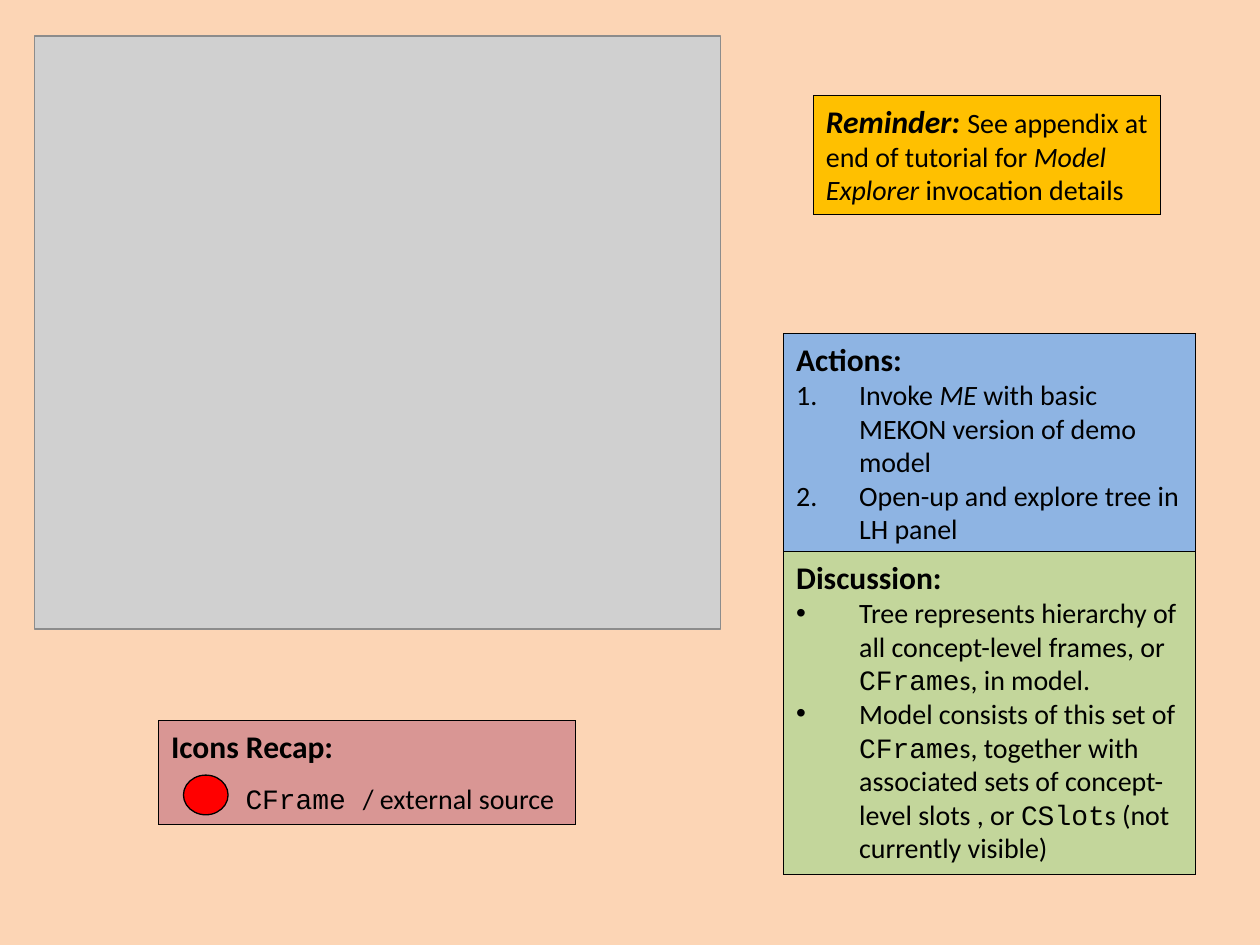
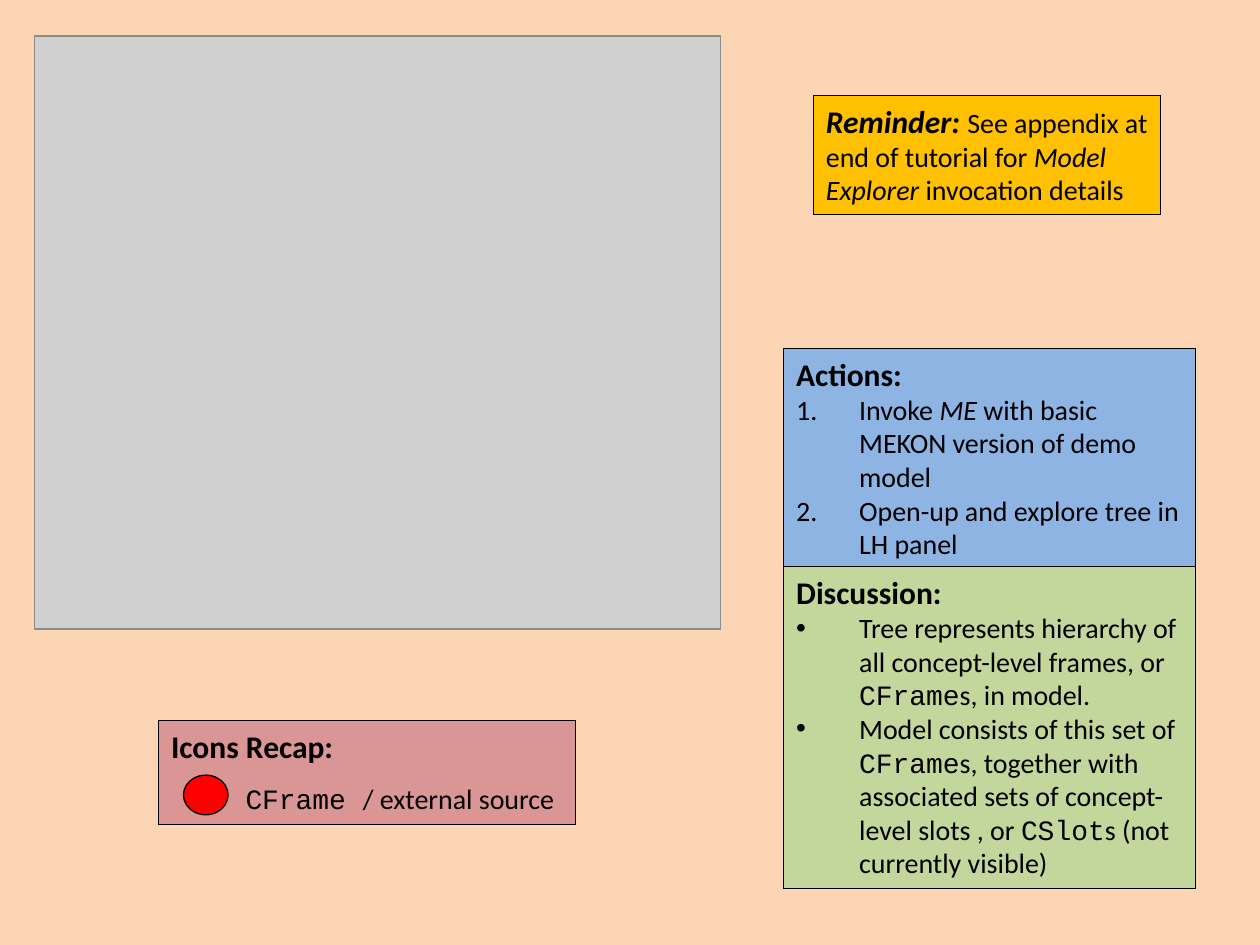
Before and after one commit to colin-puleston/mekon-hobo, a slide deck: slide 10 of docs/MEKON-HOBO Introductory Tutorial.pptx. Drawn at 1260x945 pixels with LibreOffice and Linux fonts; fonts in the diff are those of the drawing; grey boxes stand for pictures. Boxes give left, top, right and bottom in pixels: in the first picture for what was removed or moved away, otherwise in the second. Text is boxed around its words. In the diff, an @@ line names an element or a change of style, - is before the commit and + after.

```diff
--- a/docs/MEKON-HOBO Introductory Tutorial.pptx
+++ b/docs/MEKON-HOBO Introductory Tutorial.pptx
@@ rectangle "Actions:": place and size @@
-rectangle "Actions:" at box(784, 334, 1196, 554)
+rectangle "Actions:" at box(784, 349, 1196, 570)
@@ rectangle "Discussion:": place and size @@
-rectangle "Discussion:" at box(784, 552, 1196, 874)
+rectangle "Discussion:" at box(784, 567, 1196, 890)
```
Also in this commit, not shown: 2 other slides changed, 1 slide removed.
